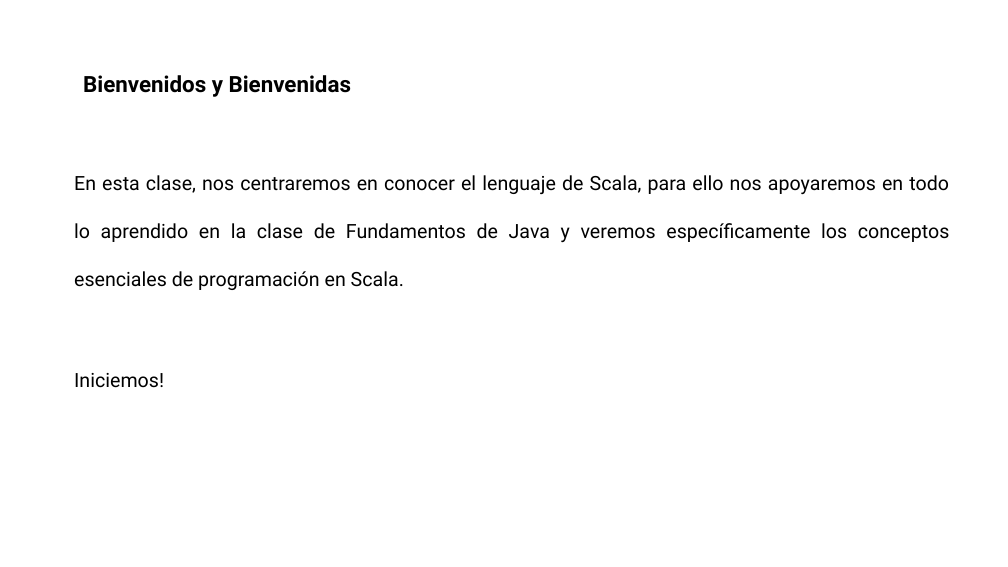
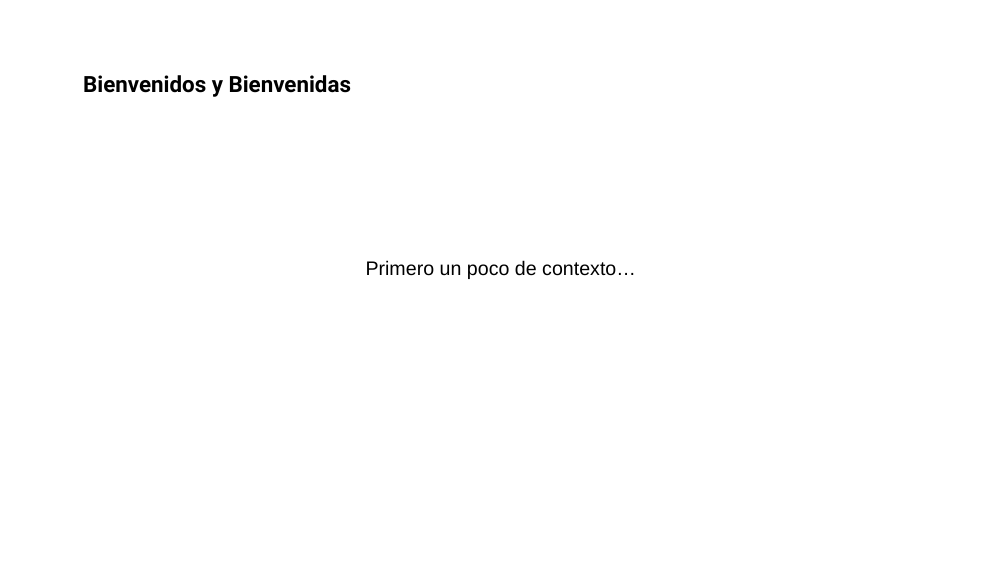
Before and after one commit to pardo2410/ProyectoFinalBootcampBigData, a slide deck: slide 2 of 00 - Presentacion/Data Divers - Presentacion v3.pptx. Drawn at 1008x567 pixels with LibreOffice and Linux fonts; fonts in the diff are those of the drawing; background and template pictures are left out. Boxes give left, top, right and bottom in pixels: in the first picture for what was removed or moved away, otherwise in the second. Text is boxed around its words. In the diff, an @@ line names an element or a change of style, - is before the commit and + after.

```diff
--- a/00 - Presentacion/Data Divers - Presentacion v3.pptx
+++ b/00 - Presentacion/Data Divers - Presentacion v3.pptx
@@ text at (x1=366, y1=260, x2=636, y2=279): text changed; font Roboto to Arial @@
-En esta clase, nos centraremos en conocer el lenguaje de Scala, para ello nos apoyaremos en todo lo aprendido en la clase de Fundamentos de Java y veremos específicamente los conceptos esenciales de programación en Scala.
-Iniciemos!
+Primero un poco de contexto…
```
Also in this commit, not shown: 12 other slides changed, 6 slides added, 6 slides removed, 1 other file.
